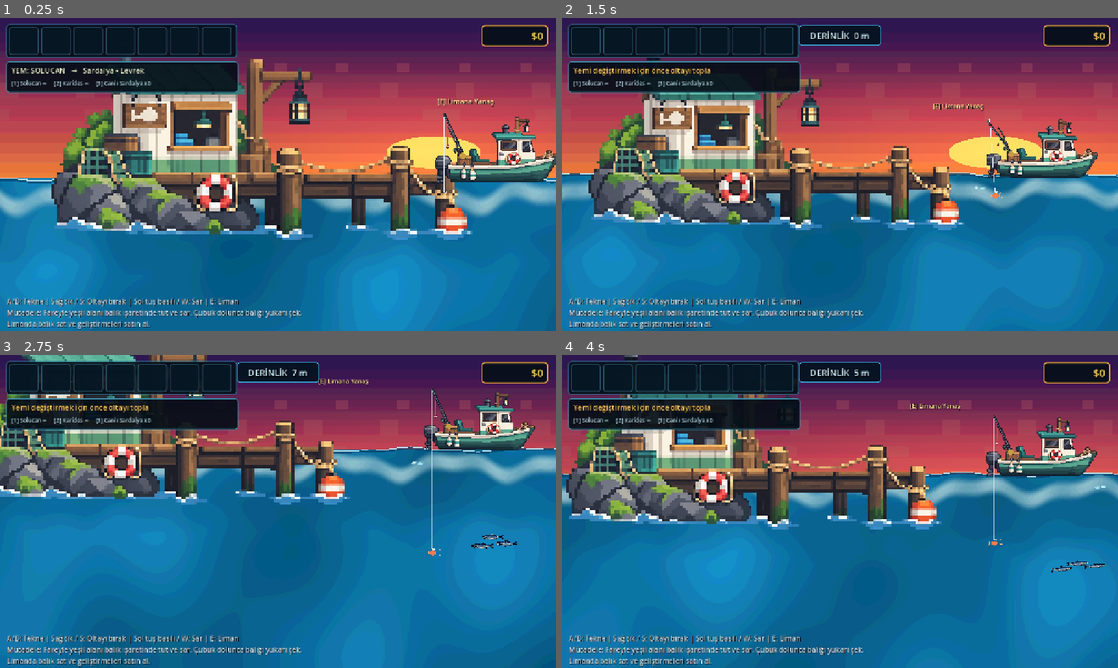
Above: before the commit, frames 1-4 (two rows, left to right).
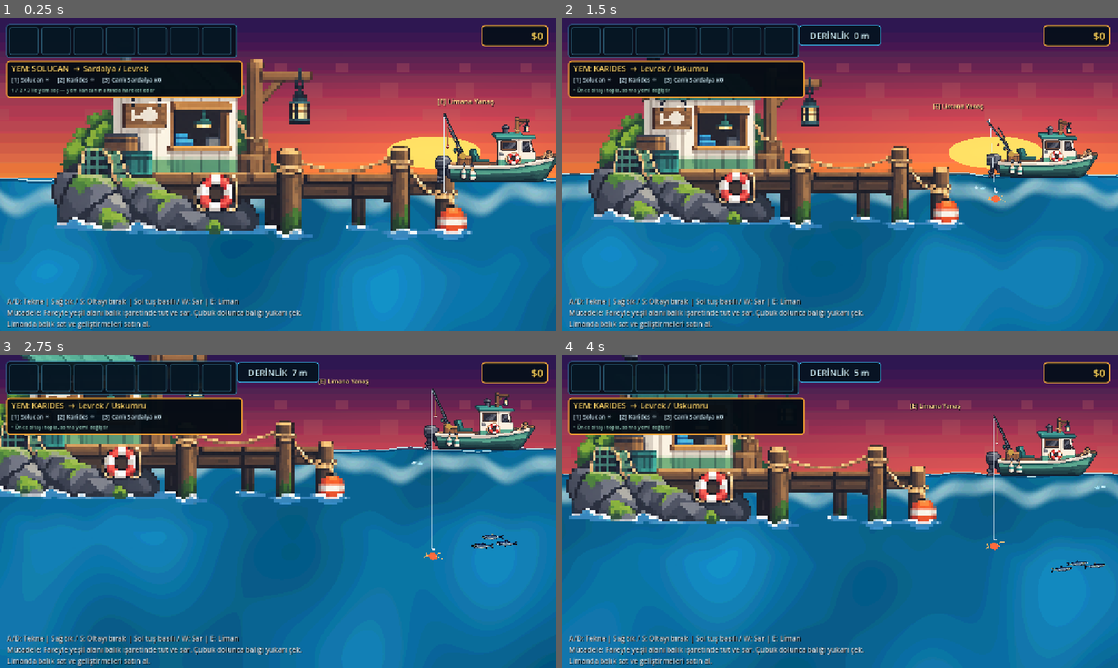
Above: after the commit, the same moments.

Repository: mirackayademir/TinyFisher
Game: Godot game, scene res://scenes/world.tscn
Same seed, same stepped clock (60 frames per second), same inputs: the game is played once before the commit and once after it.
Inputs (mouse positions are in pixels of both pictures, inside the frame that each line leads up to):
- Up to frame 1 (0.25 s): no input
- Up to frame 2 (1.5 s): tap Enter at 0.5 s; move the mouse to (962, 158) at 0.52 s; hold D (move_right) 0.53-1.28 s; tap 1 at 0.6 s; click (962, 158) at 0.67 s; tap 2 at 0.8, 1.35 s; move the mouse to (728, 190) at 1.27 s; hold S from 1.28 s (still down); click (728, 190) at 1.42 s
- Up to frame 3 (2.75 s): tap 3 at 1.55, 2.1 s; move the mouse to (333, 442) at 2.02 s; release S at 2.03 s; hold D (move_right) from 2.03 s (still down); click (333, 442) at 2.17 s; tap 1 at 2.3 s
- Up to frame 4 (4 s): move the mouse to (812, 574) at 2.77 s; release D (move_right) at 2.78 s; hold W 2.78-3.53 s; tap E (dock) at 2.85 s; click (812, 574) at 2.92 s; tap 2 at 3.05 s; move the mouse to (1006, 558) at 3.52 s; hold A (move_left) from 3.53 s (still down); tap 1 at 3.6 s; click (1006, 558) at 3.67 s; tap 3 at 3.8 s

The runs differ from the first frame. In frame 1, 2.3% of the frame differs, in the area x 1-44%, y 13-26%; in frame 2, 2.3%; in frame 3, 2.3%, in the area x 1-80%, y 13-66%; in frame 4, 2.3%.

Commit message:
Integrate visible bait system into active atmosphere runtime

Diff:
--- a/scenes/deep_sea_atmosphere.gd
+++ b/scenes/deep_sea_atmosphere.gd
@@ -1,63 +1,122 @@
 extends Node
 
-# Derin deniz atmosferi:
-# - Olta derine indikçe dünyanın ortam ışığını güçlü biçimde azaltır.
-# - 58 m sonrasında kancanın çevresinde sınırlı görüş sağlayan soğuk bir ışık açar.
-# - Fener Balıkları kendi sıcak, titreşen ışıklarını taşır.
-# - Yem sistemi de buradan başlatılır; böylece Project Settings autoload yenilemesine
-#   bağımlı kalmadan çalışan runtime içinde kesin olarak devreye girer.
-# HUD ayrı CanvasLayer'da olduğu için karanlıktan etkilenmez.
+# Derin deniz atmosferi + yem sistemi aynı çalışan autoload içinde tutuluyor.
+# Bu dosya zaten derinlik kararmasını çalıştırdığı için yem HUD'u ve yem fiziği
+# de aynı runtime üzerinden kesin olarak kuruluyor.
 
 const SHALLOW_START_M: float = 18.0
 const HOOK_LIGHT_START_M: float = 58.0
-const ANGLER_SCAN_INTERVAL: float = 0.30
+const SCAN_INTERVAL: float = 0.30
+const FISH_COLLISION_LAYER: int = 2
+
+const BAIT_WORM: String = "Solucan"
+const BAIT_SHRIMP: String = "Karides"
+const BAIT_LIVE_SARDINE: String = "Canlı Sardalya"
+const SARDINE_TEXTURE: Texture2D = preload("res://assets/sardalya.png")
+
+var selected_bait: String = BAIT_WORM
 
 var _world: Node2D = null
 var _hook: Area2D = null
+var _hud: CanvasLayer = null
 var _canvas_modulate: CanvasModulate = null
 var _hook_light: PointLight2D = null
 var _light_texture: Texture2D = null
-var _angler_scan_timer: float = 0.0
 var _scene_id: int = 0
-var _bait_runtime: Node = null
+var _scan_timer: float = 0.0
+var _time: float = 0.0
+var _fish_nodes: Array[Node] = []
+var _was_deployed: bool = false
+
+# Yem HUD
+var _bait_panel: Panel = null
+var _bait_title: Label = null
+var _bait_options: Label = null
+var _bait_feedback: Label = null
+var _feedback_timer: float = 0.0
+
+# Kanca üzerindeki yem çizimleri
+var _bait_root: Node2D = null
+var _worm: Line2D = null
+var _worm_head: Polygon2D = null
+var _shrimp_body: Polygon2D = null
+var _shrimp_tail: Polygon2D = null
+var _shrimp_ant_a: Line2D = null
+var _shrimp_ant_b: Line2D = null
+var _live_sardine: Sprite2D = null
+
+# Su içinde sarkaç benzeri hareket
+var _last_hook_y: float = 0.0
+var _sway_angle: float = 0.0
+var _sway_velocity: float = 0.0
 
 
 func _ready() -> void:
 	process_mode = Node.PROCESS_MODE_ALWAYS
 	_light_texture = _create_radial_light_texture(128)
-	call_deferred("_ensure_bait_runtime")
+
+
+func _unhandled_input(event: InputEvent) -> void:
+	if not (event is InputEventKey):
+		return
+
+	var key_event: InputEventKey = event as InputEventKey
+	if not key_event.pressed or key_event.echo:
+		return
+
+	var requested: String = ""
+	if key_event.physical_keycode == KEY_1:
+		requested = BAIT_WORM
+	elif key_event.physical_keycode == KEY_2:
+		requested = BAIT_SHRIMP
+	elif key_event.physical_keycode == KEY_3:
+		requested = BAIT_LIVE_SARDINE
+	else:
+		return
+
+	if _hook != null and bool(_hook.get("deployed")):
+		_show_bait_feedback("Önce oltayı topla, sonra yemi değiştir", 1.3)
+		return
+
+	selected_bait = requested
+	if selected_bait == BAIT_LIVE_SARDINE and _get_sardine_count() <= 0:
+		_show_bait_feedback("Canlı Sardalya seçildi ama envanterde yok", 1.5)
+	else:
+		_show_bait_feedback(selected_bait + " seçildi", 0.9)
+	_update_bait_hud()
+	_update_bait_visibility()
 
 
 func _process(delta: float) -> void:
-	_ensure_bait_runtime()
+	_time += delta
 	_ensure_scene_nodes()
-	if _world == null or _hook == null or _canvas_modulate == null or _hook_light == null:
+	if _world == null or _hook == null:
 		return
 
 	var depth_m: float = _get_current_depth_meters()
 	_update_ambient(depth_m)
 	_update_hook_light(depth_m)
 
-	_angler_scan_timer -= delta
-	if _angler_scan_timer <= 0.0:
-		_angler_scan_timer = ANGLER_SCAN_INTERVAL
+	var deployed: bool = bool(_hook.get("deployed"))
+	if deployed and not _was_deployed:
+		_on_cast_started()
+	elif not deployed and _was_deployed:
+		_on_cast_finished()
+	_was_deployed = deployed
+
+	if _feedback_timer > 0.0:
+		_feedback_timer -= delta
+
+	_scan_timer -= delta
+	if _scan_timer <= 0.0:
+		_scan_timer = SCAN_INTERVAL
+		_refresh_fish_cache()
 		_update_angler_lights()
 
-
-func _ensure_bait_runtime() -> void:
-	if is_instance_valid(_bait_runtime):
-		return
-
-	var bait_script_resource: Resource = load("res://scenes/bait_system.gd")
-	var bait_script: Script = bait_script_resource as Script
-	if bait_script == null:
-		push_error("Yem sistemi yüklenemedi: res://scenes/bait_system.gd")
-		return
-
-	_bait_runtime = Node.new()
-	_bait_runtime.name = "BaitSystemRuntime"
-	_bait_runtime.set_script(bait_script)
-	add_child(_bait_runtime)
+	_update_bait_physics(delta)
+	_update_bait_visibility()
+	_update_bait_hud()
+	_update_fish_bait_behavior(delta)
 
 
 func _ensure_scene_nodes() -> void:
@@ -66,16 +125,36 @@
 		return
 
 	var current_id: int = current_scene.get_instance_id()
-	if _scene_id == current_id and is_instance_valid(_world) and is_instance_valid(_hook):
+	if _scene_id == current_id and is_instance_valid(_world) and is_instance_valid(_hook) and is_instance_valid(_hud):
 		return
 
 	_scene_id = current_id
 	_world = current_scene as Node2D
+	_hook = null
+	_hud = null
+	_canvas_modulate = null
+	_hook_light = null
+	_bait_panel = null
+	_bait_title = null
+	_bait_options = null
+	_bait_feedback = null
+	_bait_root = null
+	_worm = null
+	_worm_head = null
+	_shrimp_body = null
+	_shrimp_tail = null
+	_shrimp_ant_a = null
+	_shrimp_ant_b = null
+	_live_sardine = null
+	_fish_nodes.clear()
+	_was_deployed = false
+
 	if _world == null:
 		return
 
 	_hook = _world.get_node_or_null("Boat/Hook") as Area2D
-	if _hook == null:
+	_hud = _world.get_node_or_null("HUD") as CanvasLayer
+	if _hook == null or _hud == null:
 		return
 
 	_canvas_modulate = _world.get_node_or_null("DeepSeaCanvasModulate") as CanvasModulate
@@ -97,6 +176,16 @@
 		_hook_light.z_index = 20
 		_hook.add_child(_hook_light)
 
+	_last_hook_y = _hook.global_position.y
+	_setup_bait_hud()
+	_setup_bait_visuals()
+	_refresh_fish_cache()
+	_update_bait_hud()
+
+
+# -----------------------------------------------------------------------------
+# DERİNLİK / IŞIK
+# -----------------------------------------------------------------------------
 
 func _get_current_depth_meters() -> float:
 	if _hook == null or not bool(_hook.get("deployed")):
@@ -106,89 +195,419 @@
 	var max_depth: float = float(_hook.get("max_depth"))
 	var max_depth_meters: float = float(_hook.get("max_depth_meters"))
 	var depth_pixels: float = clampf(_hook.position.y - start_position.y, 0.0, max_depth)
-	var depth_ratio: float = depth_pixels / maxf(max_depth, 1.0)
-	return depth_ratio * max_depth_meters
+	return (depth_pixels / maxf(max_depth, 1.0)) * max_depth_meters
 
 
 func _update_ambient(depth_m: float) -> void:
+	if _canvas_modulate == null:
+		return
+
 	var target: Color = Color.WHITE
-
 	if depth_m <= SHALLOW_START_M:
 		target = Color.WHITE
 	elif depth_m < 35.0:
-		var t1: float = inverse_lerp(SHALLOW_START_M, 35.0, depth_m)
-		target = Color.WHITE.lerp(Color(0.62, 0.76, 0.88, 1.0), t1)
+		target = Color.WHITE.lerp(Color(0.62, 0.76, 0.88, 1.0), inverse_lerp(SHALLOW_START_M, 35.0, depth_m))
 	elif depth_m < 55.0:
-		var t2: float = inverse_lerp(35.0, 55.0, depth_m)
-		target = Color(0.62, 0.76, 0.88, 1.0).lerp(Color(0.32, 0.48, 0.62, 1.0), t2)
+		target = Color(0.62, 0.76, 0.88, 1.0).lerp(Color(0.32, 0.48, 0.62, 1.0), inverse_lerp(35.0, 55.0, depth_m))
 	elif depth_m < 72.0:
-		var t3: float = inverse_lerp(55.0, 72.0, depth_m)
-		target = Color(0.32, 0.48, 0.62, 1.0).lerp(Color(0.15, 0.26, 0.39, 1.0), t3)
+		target = Color(0.32, 0.48, 0.62, 1.0).lerp(Color(0.15, 0.26, 0.39, 1.0), inverse_lerp(55.0, 72.0, depth_m))
 	elif depth_m < 86.0:
-		var t4: float = inverse_lerp(72.0, 86.0, depth_m)
-		target = Color(0.15, 0.26, 0.39, 1.0).lerp(Color(0.075, 0.14, 0.24, 1.0), t4)
+		target = Color(0.15, 0.26, 0.39, 1.0).lerp(Color(0.075, 0.14, 0.24, 1.0), inverse_lerp(72.0, 86.0, depth_m))
 	else:
-		var t5: float = clampf(inverse_lerp(86.0, 100.0, depth_m), 0.0, 1.0)
-		target = Color(0.075, 0.14, 0.24, 1.0).lerp(Color(0.025, 0.055, 0.11, 1.0), t5)
-
+		target = Color(0.075, 0.14, 0.24, 1.0).lerp(Color(0.025, 0.055, 0.11, 1.0), clampf(inverse_lerp(86.0, 100.0, depth_m), 0.0, 1.0))
 	_canvas_modulate.color = _canvas_modulate.color.lerp(target, 0.14)
 
 
 func _update_hook_light(depth_m: float) -> void:
+	if _hook_light == null:
+		return
 	if depth_m < HOOK_LIGHT_START_M or not bool(_hook.get("deployed")):
 		_hook_light.energy = lerpf(_hook_light.energy, 0.0, 0.20)
 		return
-
 	var depth_t: float = clampf(inverse_lerp(HOOK_LIGHT_START_M, 100.0, depth_m), 0.0, 1.0)
-	var target_energy: float = lerpf(0.46, 1.62, depth_t)
-	_hook_light.energy = lerpf(_hook_light.energy, target_energy, 0.14)
+	_hook_light.energy = lerpf(_hook_light.energy, lerpf(0.46, 1.62, depth_t), 0.14)
 	_hook_light.texture_scale = lerpf(2.20, 3.05, depth_t)
 
 
+# -----------------------------------------------------------------------------
+# YEM HUD
+# -----------------------------------------------------------------------------
+
+func _setup_bait_hud() -> void:
+	_bait_panel = _hud.get_node_or_null("BaitPanel") as Panel
+	if _bait_panel == null:
+		_bait_panel = Panel.new()
+		_bait_panel.name = "BaitPanel"
+		_bait_panel.z_index = 250
+		_bait_panel.position = Vector2(14.0, 98.0)
+		_bait_panel.size = Vector2(545.0, 86.0)
+		_bait_panel.mouse_filter = Control.MOUSE_FILTER_IGNORE
+		_hud.add_child(_bait_panel)
+
+		var style: StyleBoxFlat = StyleBoxFlat.new()
+		style.bg_color = Color(0.012, 0.045, 0.075, 0.96)
+		style.border_color = Color(0.95, 0.63, 0.19, 0.98)
+		style.border_width_left = 3
+		style.border_width_top = 3
+		style.border_width_right = 3
+		style.border_width_bottom = 3
+		style.corner_radius_top_left = 8
+		style.corner_radius_top_right = 8
+		style.corner_radius_bottom_left = 8
+		style.corner_radius_bottom_right = 8
+		_bait_panel.add_theme_stylebox_override("panel", style)
+
+	_bait_panel.visible = true
+
+	_bait_title = _bait_panel.get_node_or_null("BaitTitle") as Label
+	if _bait_title == null:
+		_bait_title = Label.new()
+		_bait_title.name = "BaitTitle"
+		_bait_title.position = Vector2(12.0, 5.0)
+		_bait_title.size = Vector2(520.0, 28.0)
+		_bait_title.add_theme_font_size_override("font_size", 18)
+		_bait_title.add_theme_color_override("font_color", Color(1.0, 0.84, 0.42, 1.0))
+		_bait_title.add_theme_color_override("font_shadow_color", Color(0, 0, 0, 0.95))
+		_bait_title.add_theme_constant_override("shadow_offset_x", 2)
+		_bait_title.add_theme_constant_override("shadow_offset_y", 2)
+		_bait_title.mouse_filter = Control.MOUSE_FILTER_IGNORE
+		_bait_panel.add_child(_bait_title)
+
+	_bait_options = _bait_panel.get_node_or_null("BaitOptions") as Label
+	if _bait_options == null:
+		_bait_options = Label.new()
+		_bait_options.name = "BaitOptions"
+		_bait_options.position = Vector2(12.0, 34.0)
+		_bait_options.size = Vector2(520.0, 24.0)
+		_bait_options.add_theme_font_size_override("font_size", 14)
+		_bait_options.add_theme_color_override("font_color", Color(0.83, 0.94, 0.98, 1.0))
+		_bait_options.mouse_filter = Control.MOUSE_FILTER_IGNORE
+		_bait_panel.add_child(_bait_options)
+
+	_bait_feedback = _bait_panel.get_node_or_null("BaitFeedback") as Label
+	if _bait_feedback == null:
+		_bait_feedback = Label.new()
+		_bait_feedback.name = "BaitFeedback"
+		_bait_feedback.position = Vector2(12.0, 59.0)
+		_bait_feedback.size = Vector2(520.0, 20.0)
+		_bait_feedback.add_theme_font_size_override("font_size", 12)
+		_bait_feedback.add_theme_color_override("font_color", Color(0.62, 0.84, 0.76, 1.0))
+		_bait_feedback.mouse_filter = Control.MOUSE_FILTER_IGNORE
+		_bait_panel.add_child(_bait_feedback)
+
+
+func _update_bait_hud() -> void:
+	if _bait_title == null or _bait_options == null or _bait_feedback == null:
+		return
+
+	var target_text: String = ""
+	if selected_bait == BAIT_WORM:
+		target_text = "Sardalya / Levrek"
+	elif selected_bait == BAIT_SHRIMP:
+		target_text = "Levrek / Uskumru"
+	else:
+		target_text = "Ton / Kılıç / Köpekbalığı"
+
+	_bait_title.text = "YEM: " + selected_bait.to_upper() + "  →  " + target_text
+	_bait_options.text = "[1] Solucan ∞     [2] Karides ∞     [3] Canlı Sardalya x%d" % _get_sardine_count()
+	if _feedback_timer > 0.0:
+		_bait_feedback.text = "• " + _bait_feedback.text.trim_prefix("• ")
+	else:
+		_bait_feedback.text = "1 / 2 / 3 ile yem seç — yem kancanın altında hareket eder"
+
+
+func _show_bait_feedback(text: String, duration: float) -> void:
+	_feedback_timer = duration
+	if _bait_feedback != null:
+		_bait_feedback.text = text
+
+
+# -----------------------------------------------------------------------------
+# YEM GÖRSELİ VE FİZİĞİ
+# -----------------------------------------------------------------------------
+
+func _setup_bait_visuals() -> void:
+	_bait_root = _hook.get_node_or_null("BaitVisualRoot") as Node2D
+	if _bait_root == null:
+		_bait_root = Node2D.new()
+		_bait_root.name = "BaitVisualRoot"
+		_bait_root.position = Vector2(0.0, 24.0)
+		_bait_root.z_index = 30
+		_hook.add_child(_bait_root)
+
+	_worm = Line2D.new()
+	_worm.width = 5.0
+	_worm.default_color = Color(0.93, 0.32, 0.24, 1.0)
+	_worm.antialiased = false
+	_bait_root.add_child(_worm)
+
+	_worm_head = Polygon2D.new()
+	_worm_head.color = Color(1.0, 0.55, 0.38, 1.0)
+	_worm_head.polygon = PackedVector2Array([Vector2(-4,-3), Vector2(3,-3), Vector2(5,0), Vector2(3,4), Vector2(-4,3)])
+	_bait_root.add_child(_worm_head)
+
+	_shrimp_body = Polygon2D.new()
+	_shrimp_body.color = Color(1.0, 0.42, 0.24, 1.0)
+	_shrimp_body.polygon = PackedVector2Array([Vector2(-12,-5), Vector2(-5,-10), Vector2(6,-9), Vector2(14,-2), Vector2(12,7), Vector2(2,11), Vector2(-8,8), Vector2(-14,2)])
+	_bait_root.add_child(_shrimp_body)
+
+	_shrimp_tail = Polygon2D.new()
+	_shrimp_tail.position = Vector2(-13.0, 2.0)
+	_shrimp_tail.color = Color(1.0, 0.70, 0.38, 1.0)
+	_shrimp_tail.polygon = PackedVector2Array([Vector2(0,0), Vector2(-10,-9), Vector2(-7,0), Vector2(-11,8)])
+	_bait_root.add_child(_shrimp_tail)
+
+	_shrimp_ant_a = Line2D.new()
+	_shrimp_ant_a.width = 1.5
+	_shrimp_ant_a.default_color = Color(1.0, 0.78, 0.48, 1.0)
+	_bait_root.add_child(_shrimp_ant_a)
+
+	_shrimp_ant_b = Line2D.new()
+	_shrimp_ant_b.width = 1.5
+	_shrimp_ant_b.default_color = Color(1.0, 0.78, 0.48, 1.0)
+	_bait_root.add_child(_shrimp_ant_b)
+
+	_live_sardine = Sprite2D.new()
+	_live_sardine.texture = SARDINE_TEXTURE
+	_live_sardine.texture_filter = CanvasItem.TEXTURE_FILTER_NEAREST
+	_live_sardine.scale = Vector2(0.052, 0.052)
+	_live_sardine.position = Vector2(0.0, 6.0)
+	_bait_root.add_child(_live_sardine)
+
+	_update_bait_visibility()
+
+
+func _update_bait_visibility() -> void:
+	if _bait_root == null or _hook == null:
+		return
+	var show: bool = bool(_hook.get("deployed")) and _hook.get("hooked_fish") == null
+	_bait_root.visible = show
+	if not show:
+		return
+
+	var worm_on: bool = selected_bait == BAIT_WORM
+	var shrimp_on: bool = selected_bait == BAIT_SHRIMP
+	var sardine_on: bool = selected_bait == BAIT_LIVE_SARDINE
+	_worm.visible = worm_on
+	_worm_head.visible = worm_on
+	_shrimp_body.visible = shrimp_on
+	_shrimp_tail.visible = shrimp_on
+	_shrimp_ant_a.visible = shrimp_on
+	_shrimp_ant_b.visible = shrimp_on
+	_live_sardine.visible = sardine_on
+
+
+func _update_bait_physics(delta: float) -> void:
+	if _bait_root == null or _hook == null:
+		return
+
+	if not bool(_hook.get("deployed")):
+		_bait_root.rotation = lerpf(_bait_root.rotation, 0.0, 0.22)
+		_last_hook_y = _hook.global_position.y
+		return
+
+	var current_y: float = _hook.global_position.y
+	var velocity_y: float = (current_y - _last_hook_y) / maxf(delta, 0.001)
+	_last_hook_y = current_y
+	var current_force: float = sin(_time * 0.85 + _hook.global_position.y * 0.002) * 0.75
+	current_force += clampf(velocity_y / 500.0, -1.0, 1.0) * 0.20
+	var acceleration: float = -_sway_angle * 7.0 - _sway_velocity * 3.2 + current_force
+	_sway_velocity += acceleration * delta
+	_sway_angle += _sway_velocity * delta
+	_sway_angle = clampf(_sway_angle, -0.42, 0.42)
+	_bait_root.rotation = _sway_angle
+	_bait_root.position = Vector2(sin(_time * 0.8) * 2.0, 24.0 + sin(_time * 1.15) * 1.2)
+
+	# Solucan kıvrılması
+	var points: PackedVector2Array = PackedVector2Array()
+	for i: int in range(8):
+		var fi: float = float(i)
+		points.append(Vector2(sin(_time * 6.2 + fi * 0.9) * (1.5 + fi * 0.35), fi * 3.5))
+	_worm.points = points
+	if points.size() > 0:
+		_worm_head.position = points[points.size() - 1]
+
+	# Karides kuyruğu ve antenleri
+	_shrimp_body.rotation = sin(_time * 3.2) * 0.08
+	_shrimp_tail.rotation = sin(_time * 5.3) * 0.36
+	_shrimp_ant_a.points = PackedVector2Array([Vector2(10,-4), Vector2(20,-10), Vector2(31,-8 + sin(_time * 4.0) * 3.0)])
+	_shrimp_ant_b.points = PackedVector2Array([Vector2(11,0), Vector2(21,5), Vector2(32,7 + sin(_time * 4.4 + 1.0) * 3.0)])
+
+	# Canlı sardalya küçük yüzme/çırpınma hareketi
+	_live_sardine.rotation = sin(_time * 6.0) * 0.13
+	_live_sardine.position = Vector2(sin(_time * 3.4) * 3.2, 6.0 + sin(_time * 4.1) * 1.8)
+
+
+# -----------------------------------------------------------------------------
+# YEM TÜKETİMİ / BALIK ÇEKİMİ
+# -----------------------------------------------------------------------------
+
+func _on_cast_started() -> void:
+	if selected_bait == BAIT_LIVE_SARDINE:
+		var count: int = _get_sardine_count()
+		if count <= 0:
+			selected_bait = BAIT_WORM
+			_show_bait_feedback("Canlı Sardalya yok — Solucan takıldı", 1.5)
+		else:
+			_set_sardine_count(count - 1)
+			_show_bait_feedback("1 Sardalya canlı yem olarak kullanıldı", 1.2)
+	_sway_angle = 0.0
+	_sway_velocity = 0.0
+	_last_hook_y = _hook.global_position.y
+
+
+func _on_cast_finished() -> void:
+	_restore_fish_collision()
+	_sway_angle = 0.0
+	_sway_velocity = 0.0
+
+
+func _get_sardine_count() -> int:
+	if _hud == null:
+		return 0
+	var inv: Variant = _hud.get("inventory")
+	if typeof(inv) != TYPE_DICTIONARY:
+		return 0
+	var inventory: Dictionary = inv
+	return int(inventory.get("Sardalya", 0))
+
+
+func _set_sardine_count(value: int) -> void:
+	if _hud == null:
+		return
+	var inv: Variant = _hud.get("inventory")
+	if typeof(inv) != TYPE_DICTIONARY:
+		return
+	var inventory: Dictionary = inv
+	inventory["Sardalya"] = maxi(value, 0)
+	_hud.set("inventory", inventory)
+	if _hud.has_method("update_inventory"):
+		_hud.call("update_inventory")
+
+
+func _refresh_fish_cache() -> void:
+	_fish_nodes.clear()
+	if _world != null:
+		_collect_fish(_world)
+
+
+func _collect_fish(node: Node) -> void:
+	if node.has_method("hook_to") and node.has_method("release_from_hook"):
+		_fish_nodes.append(node)
+	for child: Node in node.get_children():
+		_collect_fish(child)
+
+
+func _bait_affinity(fish_type: String) -> float:
+	if selected_bait == BAIT_WORM:
+		if fish_type == "Sardalya": return 1.0
+		if fish_type == "Levrek": return 0.86
+	elif selected_bait == BAIT_SHRIMP:
+		if fish_type == "Levrek": return 0.78
+		if fish_type == "Uskumru": return 1.0
+		if fish_type == "Fener Balığı": return 0.42
+	elif selected_bait == BAIT_LIVE_SARDINE:
+		if fish_type == "Ton Balığı": return 0.92
+		if fish_type == "Kılıç Balığı": return 1.0
+		if fish_type == "Köpekbalığı": return 1.15
+		if fish_type == "Fener Balığı": return 0.32
+	return 0.0
+
+
+func _bait_radius() -> float:
+	if selected_bait == BAIT_WORM: return 300.0
+	if selected_bait == BAIT_SHRIMP: return 410.0
+	return 650.0
+
+
+func _bait_pull_speed() -> float:
+	if selected_bait == BAIT_WORM: return 46.0
+	if selected_bait == BAIT_SHRIMP: return 58.0
+	return 76.0
+
+
+func _update_fish_bait_behavior(delta: float) -> void:
+	if _hook == null:
+		return
+
+	var deployed: bool = bool(_hook.get("deployed"))
+	var hook_busy: bool = _hook.get("hooked_fish") != null
+	for fish: Node in _fish_nodes:
+		if not is_instance_valid(fish):
+			continue
+		if not deployed:
+			fish.set("collision_layer", FISH_COLLISION_LAYER)
+			continue
+		if bool(fish.get("is_hooked")):
+			fish.set("collision_layer", FISH_COLLISION_LAYER)
+			continue
+
+		var fish_type: String = String(fish.get("fish_type"))
+		var affinity: float = _bait_affinity(fish_type)
+		fish.set("collision_layer", FISH_COLLISION_LAYER if affinity > 0.0 else 0)
+		if affinity <= 0.0 or hook_busy:
+			continue
+
+		var fish_2d: Node2D = fish as Node2D
+		if fish_2d == null:
+			continue
+		var to_bait: Vector2 = _hook.global_position - fish_2d.global_position
+		var distance: float = to_bait.length()
+		var radius: float = _bait_radius() * (0.82 + affinity * 0.20)
+		if distance < 10.0 or distance > radius:
+			continue
+
+		var distance_factor: float = 1.0 - clampf(distance / radius, 0.0, 1.0)
+		var pulse: float = 0.78 + 0.22 * sin(_time * 2.0 + float(fish.get_instance_id() % 1000) * 0.02)
+		var movement: Vector2 = to_bait.normalized() * _bait_pull_speed() * affinity * distance_factor * pulse * delta
+		movement.y *= 0.72
+		fish_2d.global_position += movement
+		if absf(to_bait.x) > 12.0:
+			fish.set("direction", 1.0 if to_bait.x > 0.0 else -1.0)
+			if fish.has_method("update_sprite_direction"):
+				fish.call("update_sprite_direction")
+
+
+func _restore_fish_collision() -> void:
+	for fish: Node in _fish_nodes:
+		if is_instance_valid(fish):
+			fish.set("collision_layer", FISH_COLLISION_LAYER)
+
+
+# -----------------------------------------------------------------------------
+# FENER BALIĞI IŞIĞI
+# -----------------------------------------------------------------------------
+
 func _update_angler_lights() -> void:
-	if _world == null:
-		return
-	_scan_for_anglers(_world)
-
-
-func _scan_for_anglers(node: Node) -> void:
-	if node.has_method("hook_to") and String(node.get("fish_type")) == "Fener Balığı":
-		_ensure_angler_light(node)
-
-	for child: Node in node.get_children():
-		_scan_for_anglers(child)
-
-
-func _ensure_angler_light(fish: Node) -> void:
-	var fish_2d: Node2D = fish as Node2D
-	if fish_2d == null:
-		return
-
-	var light: PointLight2D = fish_2d.get_node_or_null("AnglerNaturalLight") as PointLight2D
-	if light == null:
-		light = PointLight2D.new()
-		light.name = "AnglerNaturalLight"
-		light.texture = _light_texture
-		light.texture_scale = 1.72
-		light.color = Color(1.0, 0.49, 0.12, 1.0)
-		light.shadow_enabled = false
-		light.z_index = 21
-		fish_2d.add_child(light)
-
-	var phase: float = float(fish_2d.get_instance_id() % 1000) * 0.013
-	var pulse: float = sin((Time.get_ticks_msec() * 0.001) * 2.6 + phase)
-	light.energy = 1.28 + pulse * 0.24
+	for fish: Node in _fish_nodes:
+		if not is_instance_valid(fish):
+			continue
+		if String(fish.get("fish_type")) != "Fener Balığı":
+			continue
+		var fish_2d: Node2D = fish as Node2D
+		if fish_2d == null:
+			continue
+		var light: PointLight2D = fish_2d.get_node_or_null("AnglerNaturalLight") as PointLight2D
+		if light == null:
+			light = PointLight2D.new()
+			light.name = "AnglerNaturalLight"
+			light.texture = _light_texture
+			light.texture_scale = 1.72
+			light.color = Color(1.0, 0.49, 0.12, 1.0)
+			light.shadow_enabled = false
+			light.z_index = 21
+			fish_2d.add_child(light)
+		var phase: float = float(fish_2d.get_instance_id() % 1000) * 0.013
+		light.energy = 1.28 + sin(_time * 2.6 + phase) * 0.24
 
 
 func _create_radial_light_texture(size: int) -> Texture2D:
 	var image: Image = Image.create(size, size, false, Image.FORMAT_RGBA8)
 	var center: Vector2 = Vector2(float(size - 1), float(size - 1)) * 0.5
 	var radius: float = float(size) * 0.5
-
 	for y: int in range(size):
 		for x: int in range(size):
 			var distance_ratio: float = Vector2(float(x), float(y)).distance_to(center) / radius
 			var intensity: float = pow(clampf(1.0 - distance_ratio, 0.0, 1.0), 2.15)
 			image.set_pixel(x, y, Color(intensity, intensity, intensity, 1.0))
-
 	return ImageTexture.create_from_image(image)
